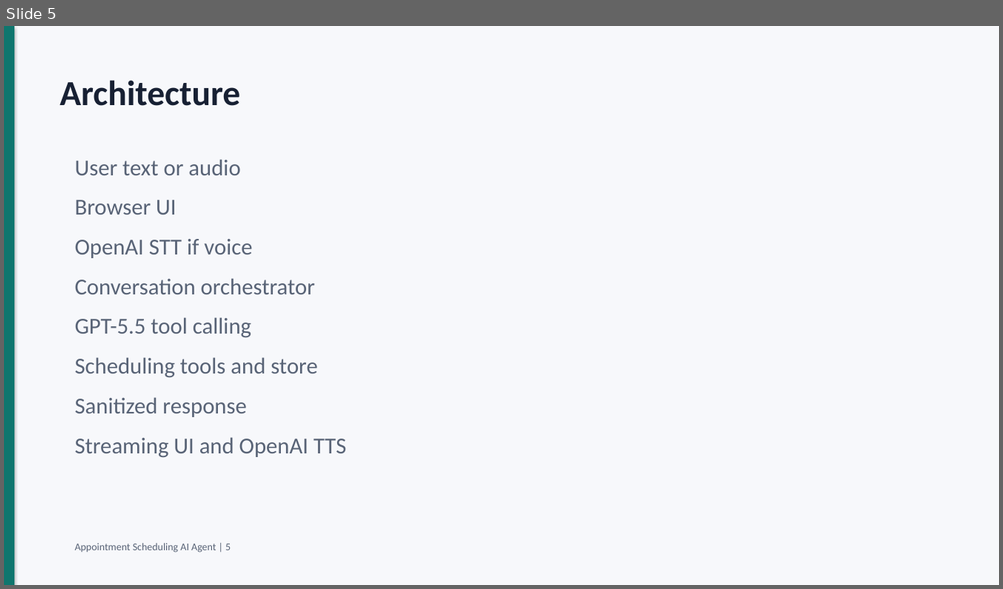
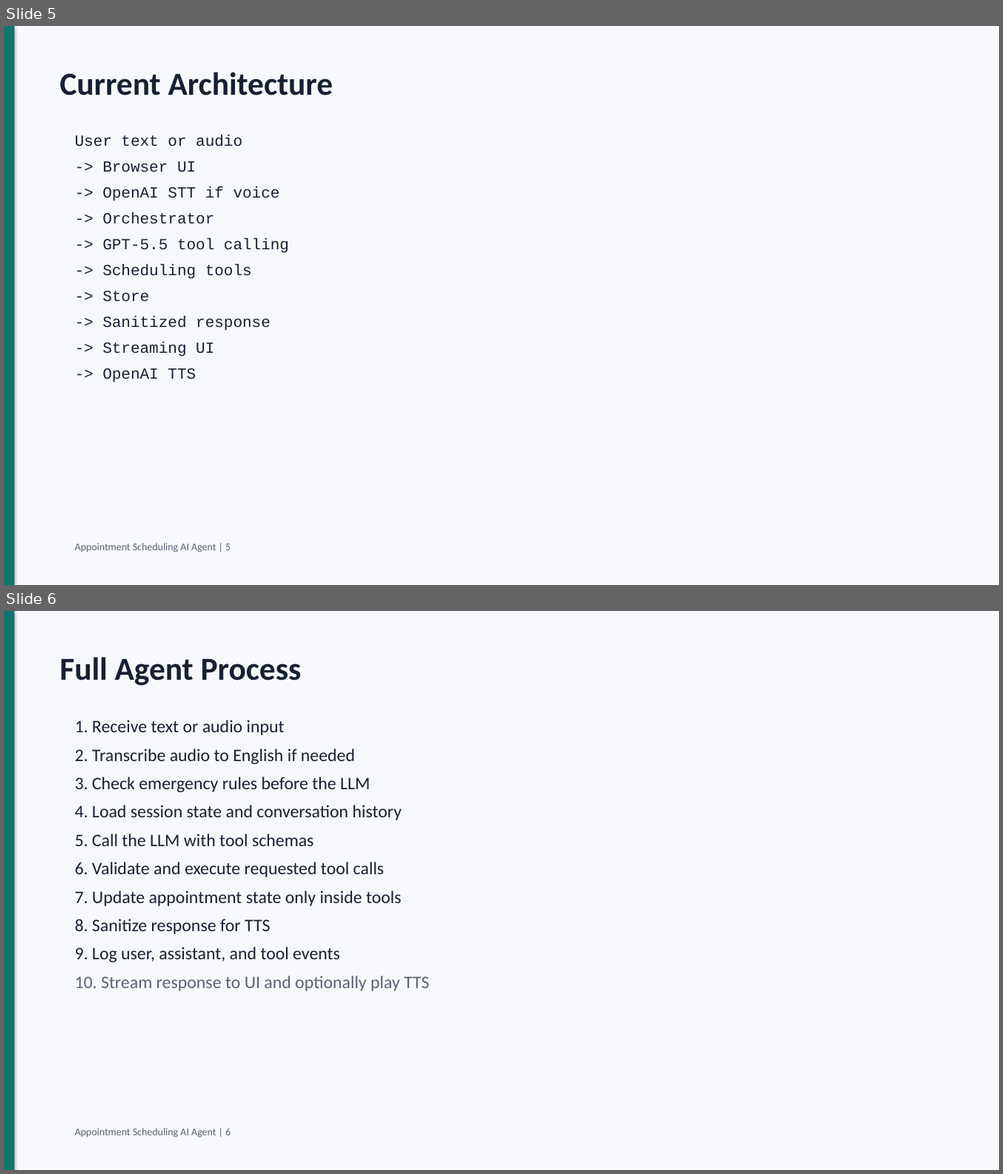
Before and after one commit to amankumarhal/scheduling_agent, a slide deck: docs/appointment_agent_interview_deck.pptx. Shown one above the other, each under a label of ours: slide 5 before the commit, slides 5 and 6 after it. The pictures are 1003x589 and 1003x1174 pixels, drawn with LibreOffice and Linux fonts; fonts in the diff are those of the drawing. Boxes give left, top, right and bottom in pixels: in the first picture for what was removed or moved away, otherwise in the second. Text is boxed around its words. In the diff, an @@ line names an element or a change of style, - is before the commit and + after.

Commit message:
Expand production system design slides

```diff
--- a/docs/appointment_agent_interview_deck.pptx
+++ b/docs/appointment_agent_interview_deck.pptx
@@ slide 6 added at (4, 611, 999, 1170), background #F7F8FB @@
@@ rectangle added at (4, 611, 14, 1170), fill #0F766E @@
@@ text added at (60, 657, 301, 686), 31 pt, text #172033, bold @@
+Full Agent Process
@@ text added at (75, 720, 429, 991), 17 pt, text #172033 @@
+1. Receive text or audio input
+2. Transcribe audio to English if needed
+3. Check emergency rules before the LLM
+4. Load session state and conversation history
+5. Call the LLM with tool schemas
+6. Validate and execute requested tool calls
+7. Update appointment state only inside tools
+8. Sanitize response for TTS
+9. Log user, assistant, and tool events
+10. Stream response to UI and optionally play TTS
@@ text added at (75, 1128, 230, 1138), 10 pt, text #586376 @@
+Appointment Scheduling AI Agent | 6
@@ slide 5 changed as well @@
@@ text at (60, 72, 333, 96): text changed; size 34 to 31 pt @@
-Architecture
+Current Architecture
@@ text "User text or audio": place and size @@
-text "User text or audio" at (75, 159, 346, 458)
+text "User text or audio" at (75, 135, 289, 383)
@@ text at (75, 135, 242, 147): size 22 to 15 pt, font Calibri to Courier New, text colour #586376 to #172033 in "User text or audio"; less space between paragraphs @@
@@ text at (102, 161, 289, 383): text changed; size 22 to 15 pt; font Calibri to Courier New; text colour #586376 to #172033 @@
-Browser UI
-OpenAI STT if voice
-Conversation orchestrator
-GPT-5.5 tool calling
-Scheduling tools and store
-Sanitized response
-Streaming UI and OpenAI TTS
+-> Browser UI
+-> OpenAI STT if voice
+-> Orchestrator
+-> GPT-5.5 tool calling
+-> Scheduling tools
+-> Store
+-> Sanitized response
+-> Streaming UI
+-> OpenAI TTS
```
Also in this commit, not shown: 10 other slides changed, 13 other slides added, 4 slides removed, 1 other file.
